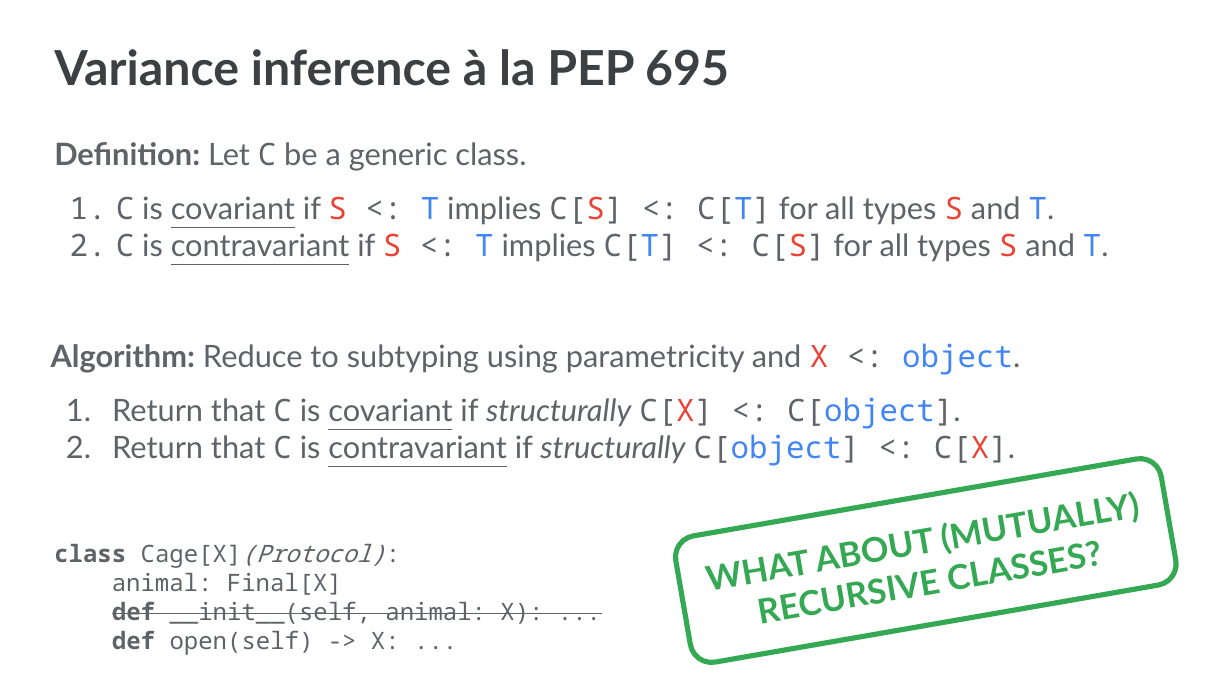
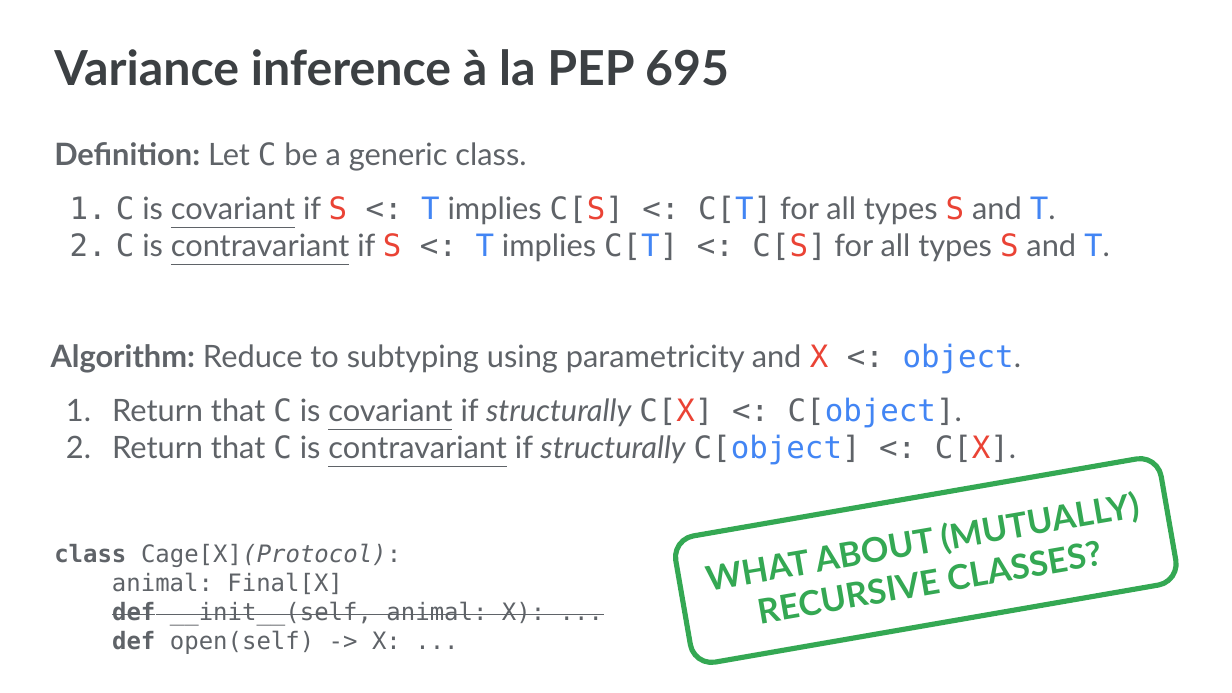
Before and after one commit to hurryabit/hurryabit.github.io, a slide deck: slide 6 of assets/files/pep695-variance-inference.pptx. Drawn at 1232x693 pixels with LibreOffice and Linux fonts; fonts in the diff are those of the drawing. Boxes give left, top, right and bottom in pixels: in the first picture for what was removed or moved away, otherwise in the second. Text is boxed around its words. In the diff, an @@ line names an element or a change of style, - is before the commit and + after.

```diff
--- a/assets/files/pep695-variance-inference.pptx
+++ b/assets/files/pep695-variance-inference.pptx
@@ text "Definition: Let C be a ..." at [54,142,1110,262]: font Noto Sans Mono to DejaVu Sans Mono in "C", "C S <: T C[S] <: C[T] ...", "C S <: T C[T] <: C[S] ..." @@
@@ text "Algorithm: Reduce to subtyping using ..." at [51,343,1022,465]: font Noto Sans Mono to DejaVu Sans Mono in "X <: object.", "C C[X] <: C[object].", "C C[object] <: C[X]." @@
@@ text "class Cage[X](Protocol):" at [54,543,545,654]: font Noto Sans Mono to DejaVu Sans Mono @@
```
Also in this commit, not shown: 30 other slides changed, 1 other file.
